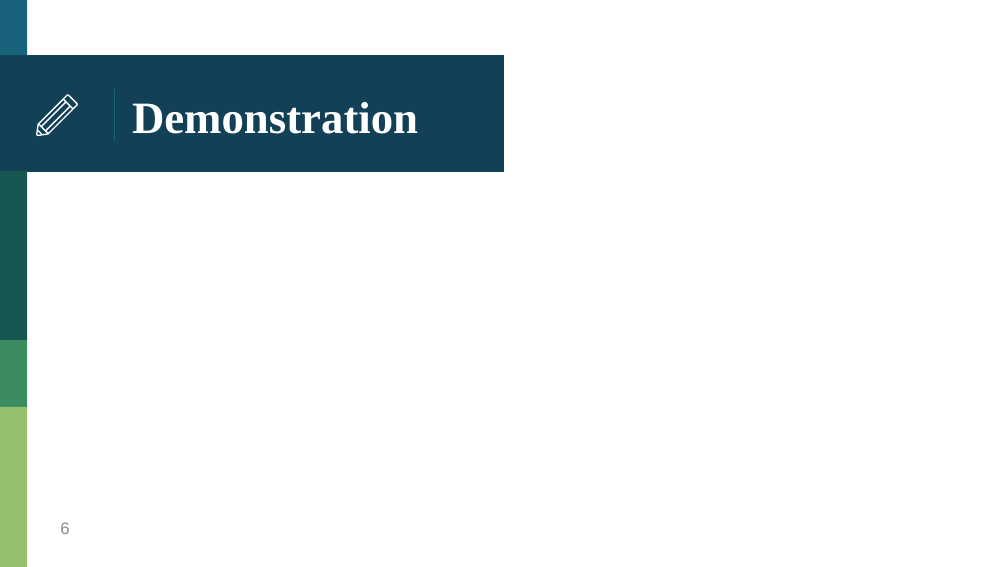
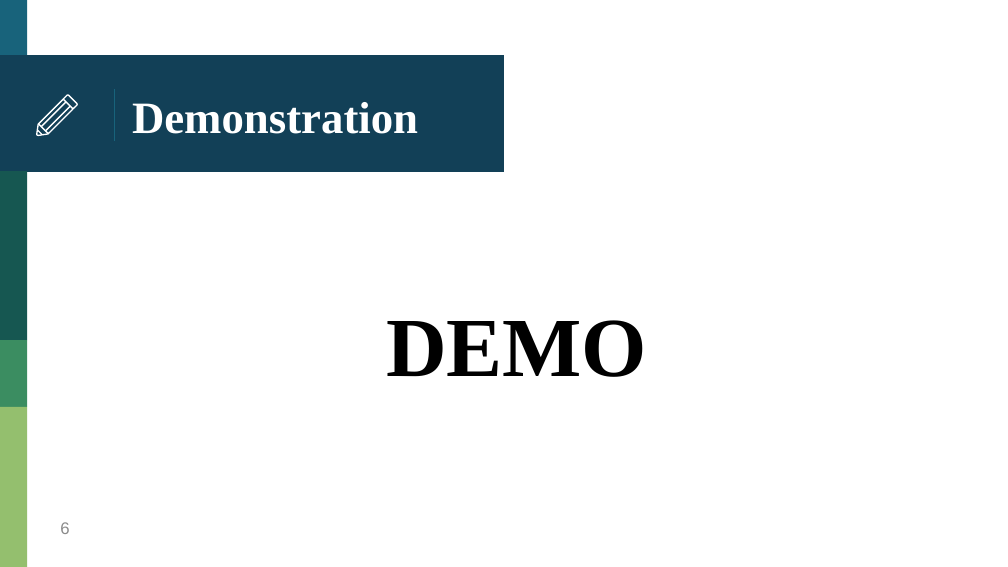
Before and after one commit to HankTwZhong/OOAD, a slide deck: slide 6 of OOAD_Midterm.pptx. Drawn at 1008x567 pixels with LibreOffice and Linux fonts; fonts in the diff are those of the drawing. Boxes give left, top, right and bottom in pixels: in the first picture for what was removed or moved away, otherwise in the second. Text is boxed around its words. In the diff, an @@ line names an element or a change of style, - is before the commit and + after.

```diff
--- a/OOAD_Midterm.pptx
+++ b/OOAD_Midterm.pptx
@@ text added at (x1=386, y1=320, x2=647, y2=377), 60 pt, text #000000, bold @@
+DEMO
```
Also in this commit, not shown: 17 other slides changed, 1 slide added, 1 slide removed, 17 other files.
